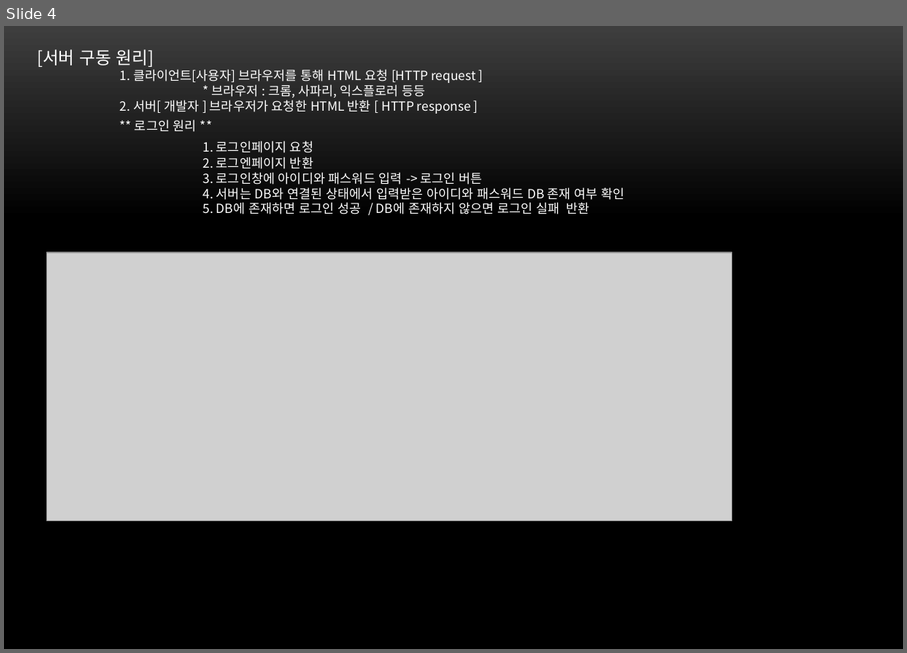
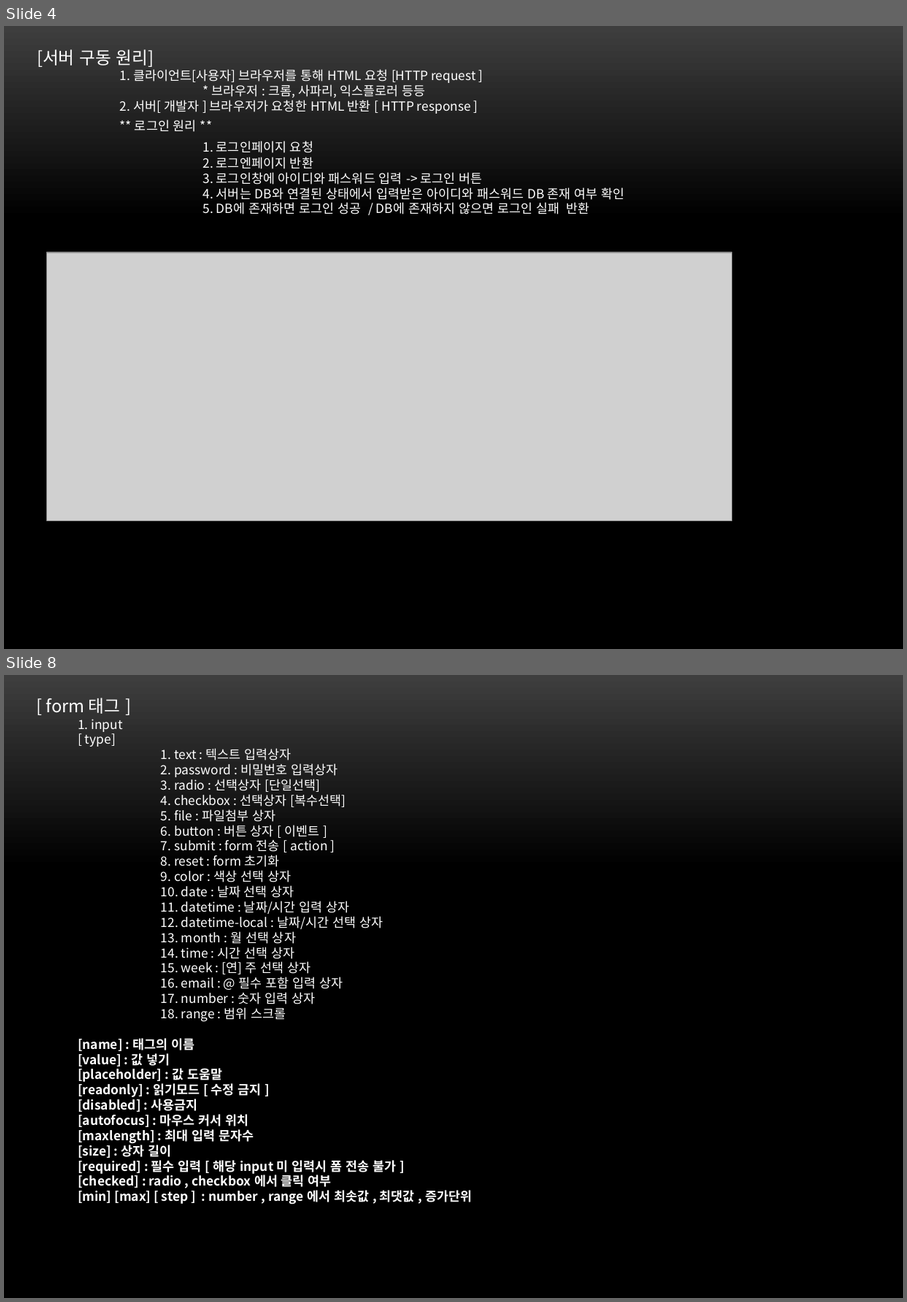
Before and after one commit to kth0027/ezen_kth, a slide deck: Front/src/main/webapp/PPT/web.pptx. Shown one above the other, each under a label of ours: slide 4 before the commit, slides 4 and 8 after it; the slides between them are not shown. The pictures are 907x653 and 907x1302 pixels, drawn with LibreOffice and Linux fonts; fonts in the diff are those of the drawing; grey boxes stand for pictures; background and template pictures are left out. Boxes give left, top, right and bottom in pixels: in the first picture for what was removed or moved away, otherwise in the second. Text is boxed around its words. In the diff, an @@ line names an element or a change of style, - is before the commit and + after.

```diff
--- a/Front/src/main/webapp/PPT/web.pptx
+++ b/Front/src/main/webapp/PPT/web.pptx
@@ slide 8 added at [4, 675, 903, 1298], background picture (left out) @@
@@ text added at [46, 698, 473, 1204], 11 pt, text #FFFFFF @@
+[ form 태그 ]
+  1. input
+  [ type]
+  1. text : 텍스트 입력상자
+  2. password : 비밀번호 입력상자
+  3. radio : 선택상자 [단일선택]
+  4. checkbox : 선택상자 [복수선택]
+  5. file : 파일첨부 상자
+  6. button : 버튼 상자 [ 이벤트 ]
+  7. submit : form 전송 [ action ]
+  8. reset : form 초기화
+  9. color : 색상 선택 상자
+  10. date : 날짜 선택 상자
+  11. datetime : 날짜/시간 입력 상자
+  12. datetime-local : 날짜/시간 선택 상자
+  13. month : 월 선택 상자
+  14. time : 시간 선택 상자
+  15. week : [연] 주 선택 상자
+  16. email : @ 필수 포함 입력 상자
+  17. number : 숫자 입력 상자
+  18. range : 범위 스크롤
+  [name] : 태그의 이름
+  [value] : 값 넣기
+  [placeholder] : 값 도움말
+  [readonly] : 읽기모드 [ 수정 금지 ]
+  [disabled] : 사용금지
+  [autofocus] : 마우스 커서 위치
+  [maxlength] : 최대 입력 문자수
+  [size] : 상자 길이
+  [required] : 필수 입력 [ 해당 input 미 입력시 폼 전송 불가 ]
+  [checked] : radio , checkbox 에서 클릭 여부
+  [min] [max] [ step ] : number , range 에서 최솟값 , 최댓값 , 증가단위
```
Also in this commit, not shown: 2 slides changed, 10 other slides added.
